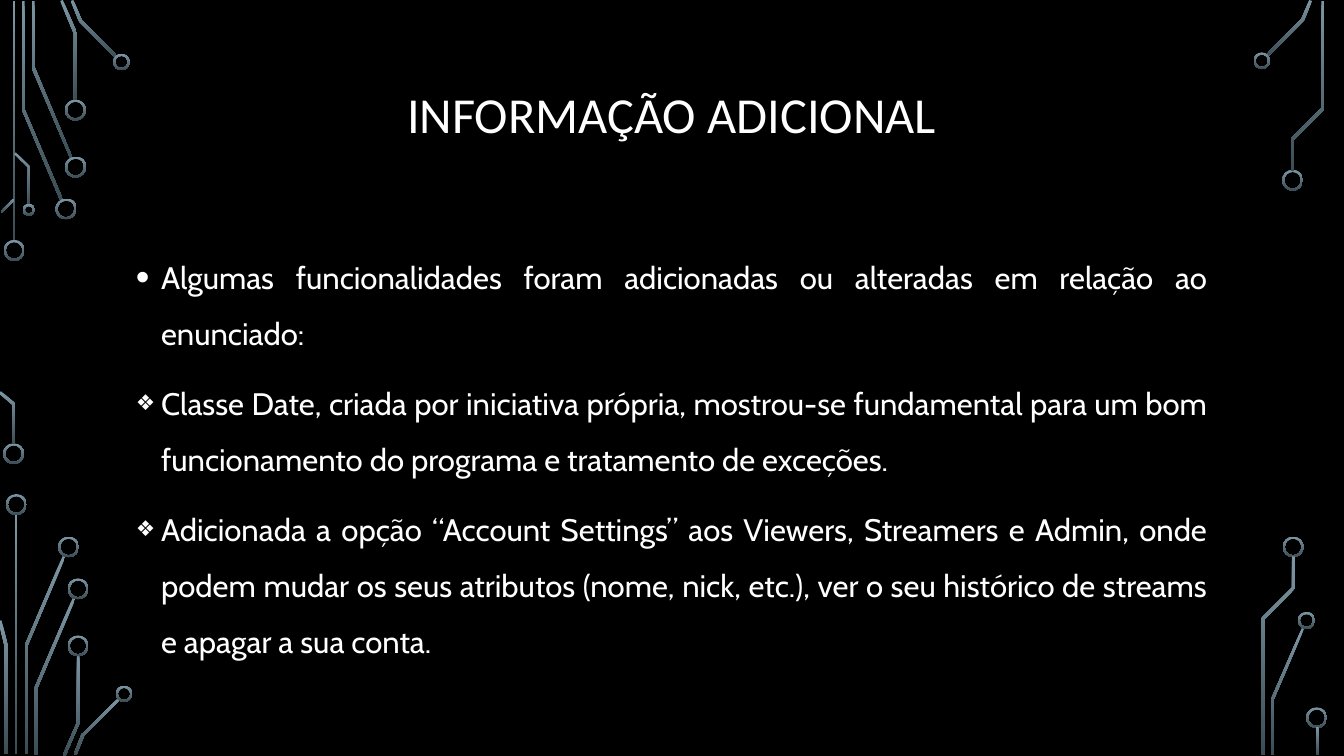
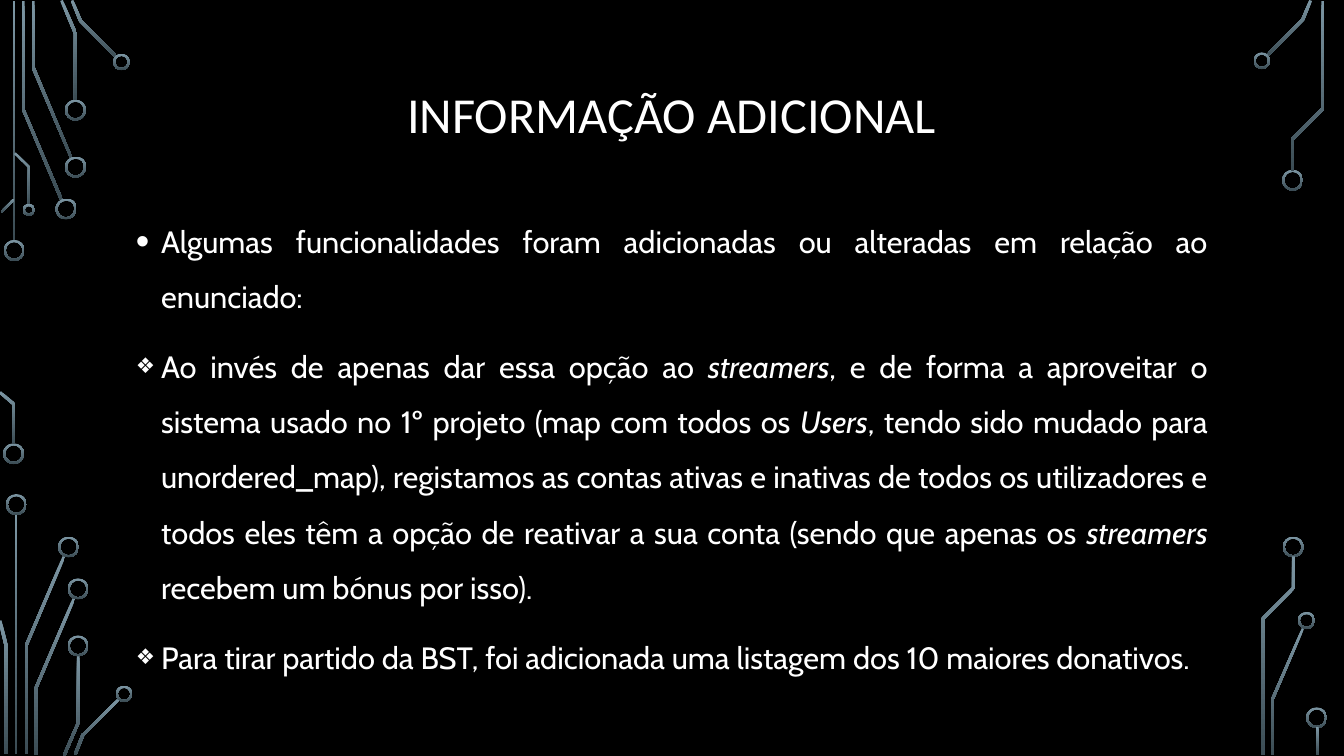
Before and after one commit to BrunoRosendo/StreamZ-AEDA-proj-, a slide deck: slide 12 of Parte 2.pptx (slide 13 before the commit). Drawn at 1344x756 pixels with LibreOffice and Linux fonts; fonts in the diff are those of the drawing; background and template pictures are left out. Boxes give left, top, right and bottom in pixels: in the first picture for what was removed or moved away, otherwise in the second. Text is boxed around its words. In the diff, an @@ line names an element or a change of style, - is before the commit and + after.

```diff
--- a/Parte 2.pptx
+++ b/Parte 2.pptx
@@ text "Algumas funcionalidades foram adicionadas ou ..." moved from (x1=161, y1=265, x2=1207, y2=661) to (x1=161, y1=230, x2=1208, y2=672) @@
@@ text at (x1=161, y1=230, x2=1208, y2=309): size 22.2 to 22 pt in "Algumas funcionalidades foram adicionadas ou alteradas em ..." @@
@@ text at (x1=161, y1=355, x2=1208, y2=672): text changed; size 22.2 to 22 pt @@
-❖ Classe Date, criada por iniciativa própria, mostrou-se fundamental para um bom funcionamento do programa e tratamento de exceções.
-❖ Adicionada a opção “Account Settings” aos Viewers, Streamers e Admin, onde podem mudar os seus atributos (nome, nick, etc.), ver o seu histórico de streams e apagar a sua conta.
+❖ Ao invés de apenas dar essa opção ao streamers, e de forma a aproveitar o sistema usado no 1º projeto (map com todos os Users, tendo sido mudado para unordered_map), registamos as contas ativas e inativas de todos os utilizadores e todos eles têm a opção de reativar a sua conta (sendo que apenas os streamers recebem um bónus por isso).
+❖ Para tirar partido da BST, foi adicionada uma listagem dos 10 maiores donativos.
```
Also in this commit, not shown: 4 other slides changed, 2 slides added, 4 slides removed.
